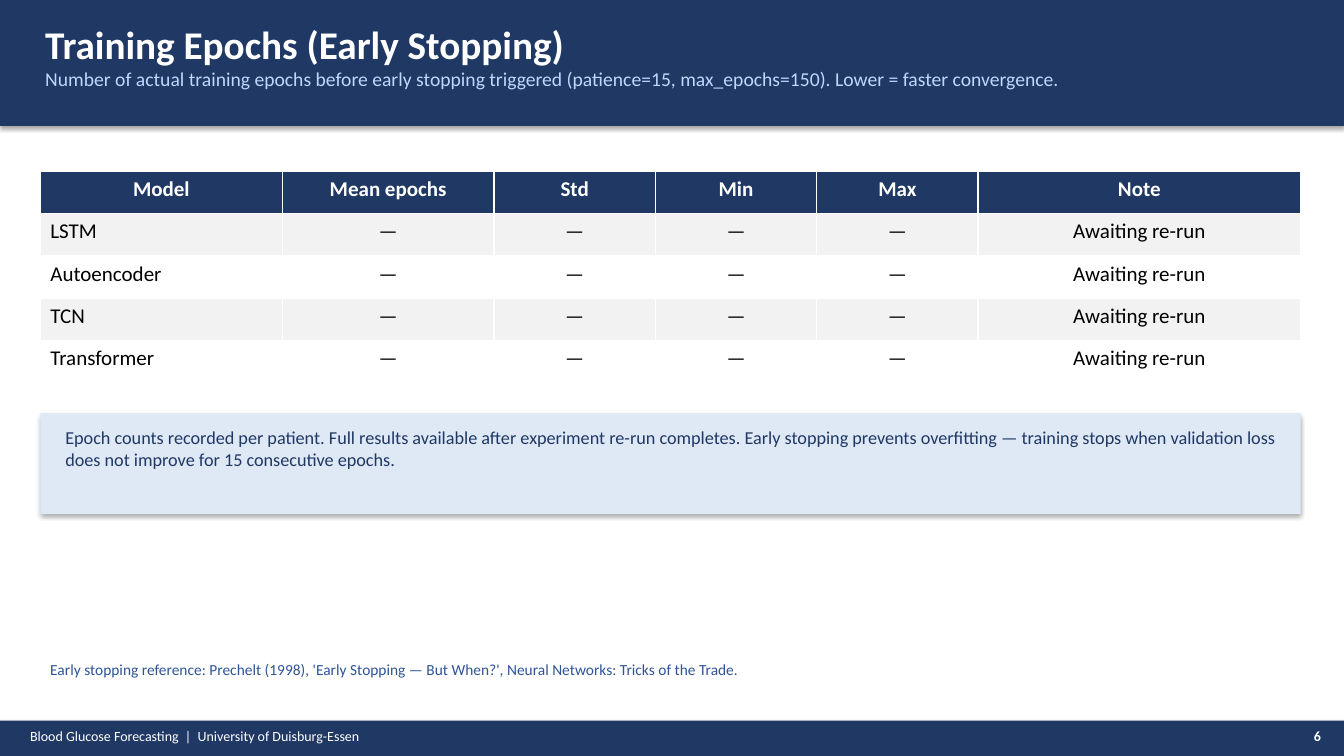
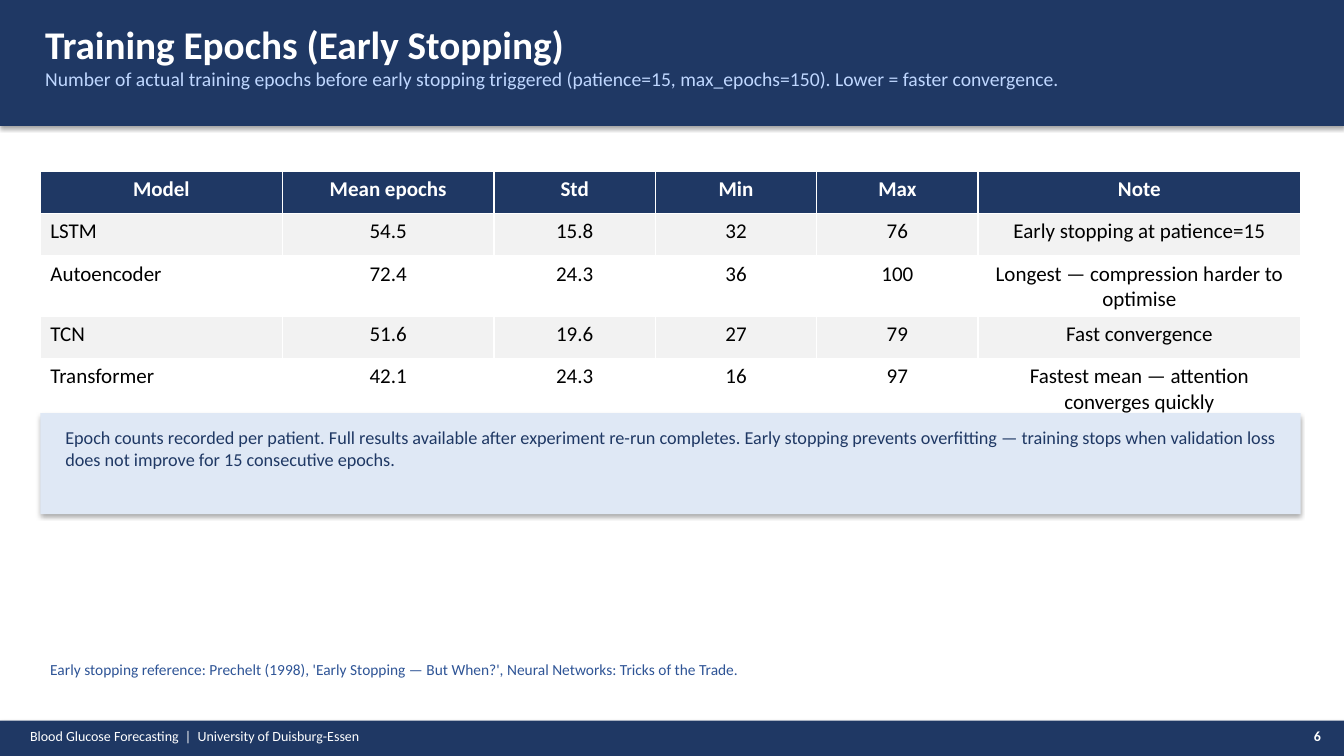
Before and after one commit to Abeeryanek/prediction-of-glucose-levels-in-type1-Diabetes, a slide deck: slide 6 of PRESENTATION_FINAL.pptx. Drawn at 1344x756 pixels with LibreOffice and Linux fonts; fonts in the diff are those of the drawing. Boxes give left, top, right and bottom in pixels: in the first picture for what was removed or moved away, otherwise in the second. Text is boxed around its words. In the diff, an @@ line names an element or a change of style, - is before the commit and + after.

Commit message:
fix: add real epoch counts to presentation + persist to CSV
Slide 6 epoch table filled with real numbers from run_log_epochs.txt:
  LSTM:        54.5 ± 15.8 epochs (range 32-76)
  Autoencoder: 72.4 ± 24.3 epochs (range 36-100) — longest
  TCN:         51.6 ± 19.6 epochs (range 27-79)
  Transformer: 42.1 ± 24.3 epochs (range 16-97) — fastest mean

run_experiments.py: epoch counts now written to results CSV
as lstm_epochs, ae_epochs, tcn_epochs, tr_epochs columns.

```diff
--- a/PRESENTATION_FINAL.pptx
+++ b/PRESENTATION_FINAL.pptx
@@ table at box(40, 171, 1301, 417) @@
-row 2: LSTM | — | — | — | — | Awaiting re-run
+row 2: LSTM | 54.5 | 15.8 | 32 | 76 | Early stopping at patience=15
-row 3: Autoencoder | — | — | — | — | Awaiting re-run
+row 3: Autoencoder | 72.4 | 24.3 | 36 | 100 | Longest — compression harder to optimise
-row 4: TCN | — | — | — | — | Awaiting re-run
+row 4: TCN | 51.6 | 19.6 | 27 | 79 | Fast convergence
-row 5: Transformer | — | — | — | — | Awaiting re-run
+row 5: Transformer | 42.1 | 24.3 | 16 | 97 | Fastest mean — attention converges quickly
```
Also in this commit, not shown: 1 other file.
